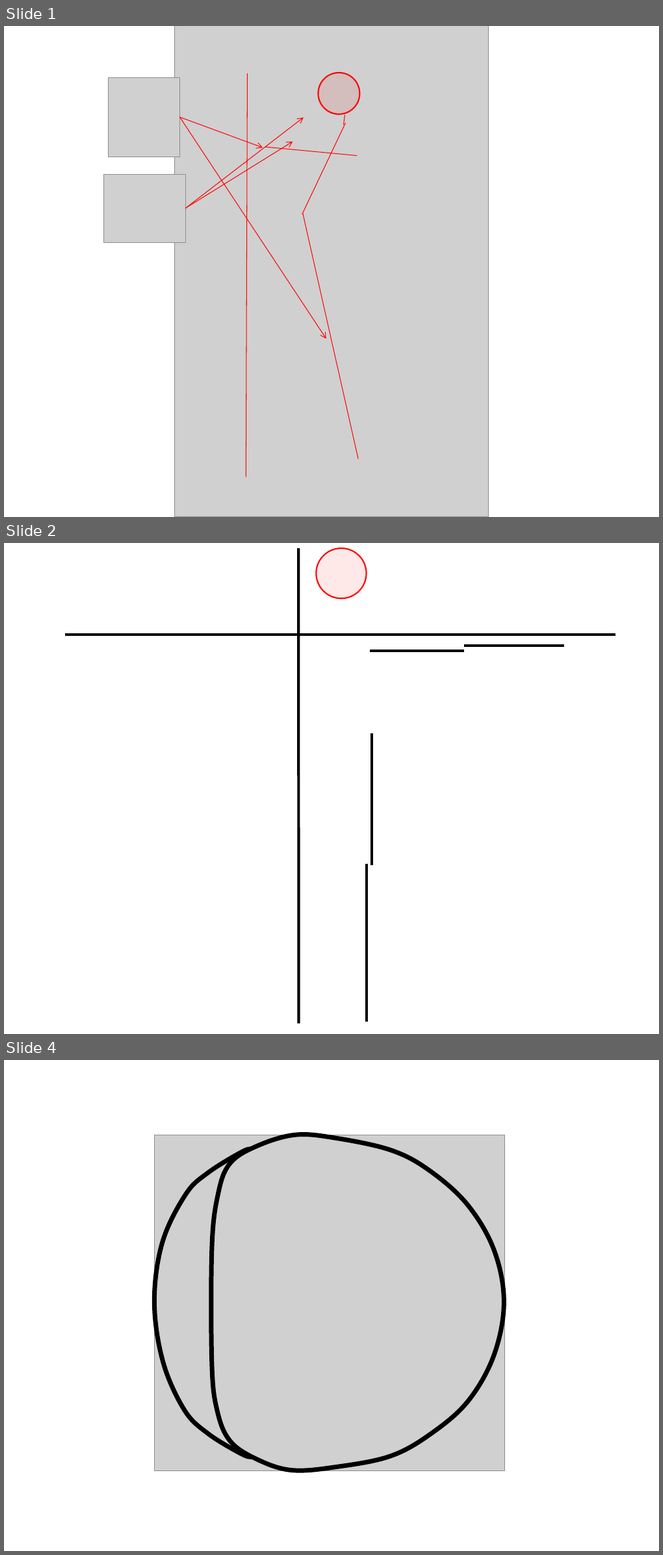
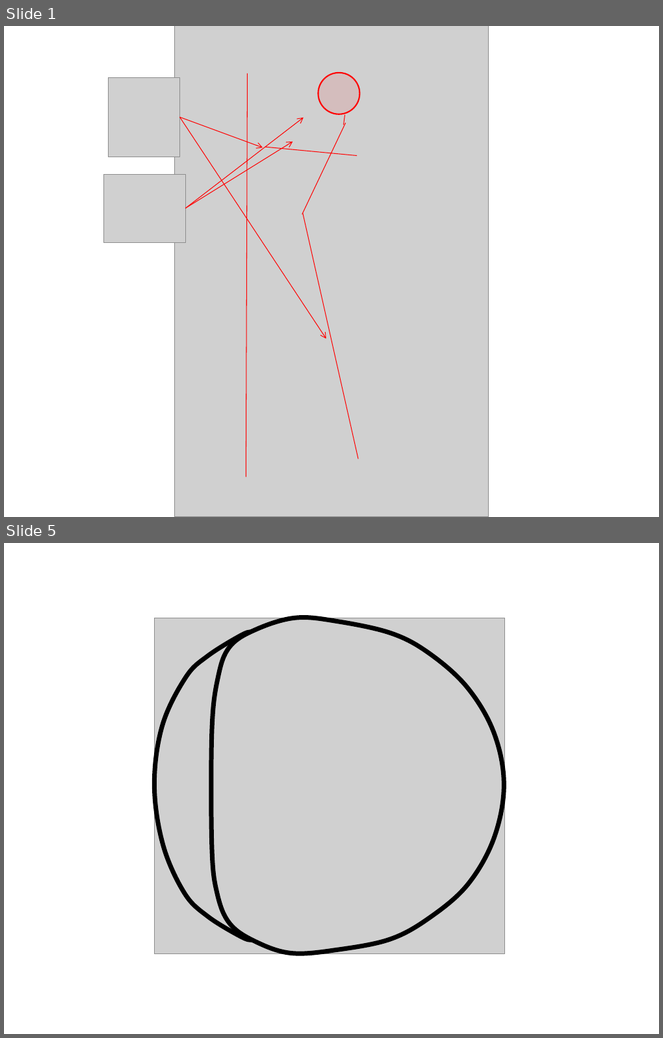
Before and after one commit to alkaline3mc/Halloween, a slide deck: Jack Skellington/Concept.pptx. Shown one above the other, each under a label of ours: slides 1, 2 and 4 before the commit, slides 1 and 5 after it; the slides between them are not shown. The pictures are 663x1555 and 663x1038 pixels, drawn with LibreOffice and Linux fonts; fonts in the diff are those of the drawing; grey boxes stand for pictures; background and template pictures are left out. Boxes give left, top, right and bottom in pixels: in the first picture for what was removed or moved away, otherwise in the second. Text is boxed around its words. In the diff, an @@ line names an element or a change of style, - is before the commit and + after.

```diff
--- a/Jack Skellington/Concept.pptx
+++ b/Jack Skellington/Concept.pptx
@@ slide 2 removed at (4, 543, 659, 1034), background picture (left out) @@
@@ line removed from (299, 548) to (299, 1024) @@
@@ ellipse removed at (317, 548, 367, 599) @@
@@ line removed from (65, 635) to (616, 635) @@
@@ line removed from (369, 651) to (464, 651) @@
@@ line removed from (464, 645) to (564, 645) @@
@@ line removed from (372, 733) to (372, 865) @@
@@ line removed from (366, 864) to (366, 1023) @@
@@ what was slide 4 is now slide 5 @@
```
Also in this commit, not shown: 1 slide changed, 4 slides added, 1 other file.
